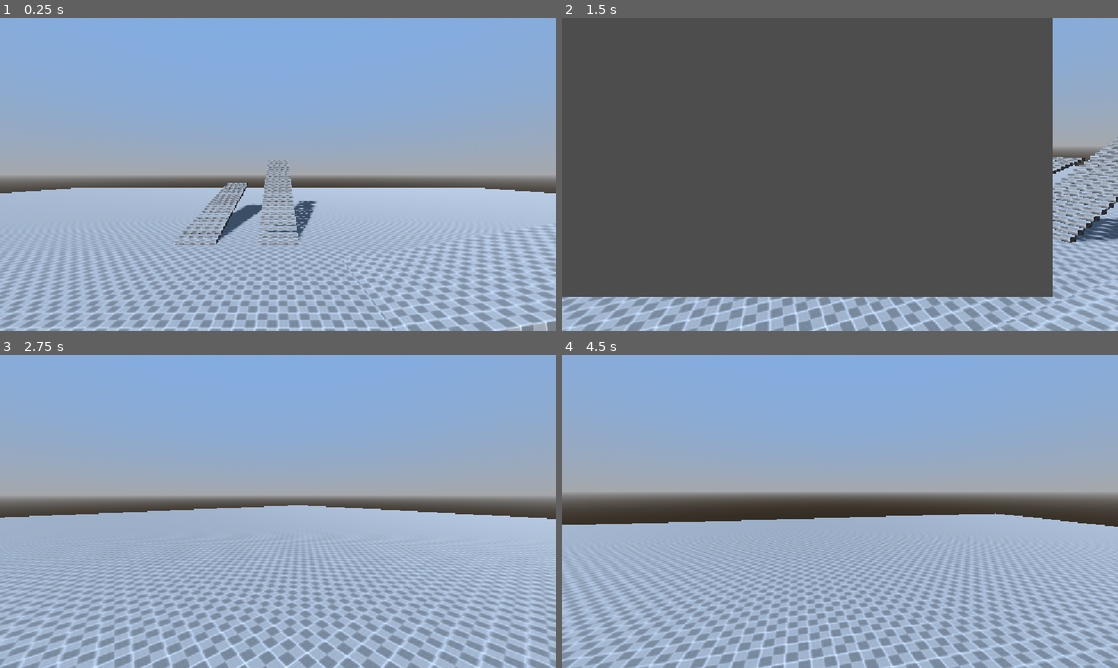
Above: before the commit, frames 1-4 (two rows, left to right).
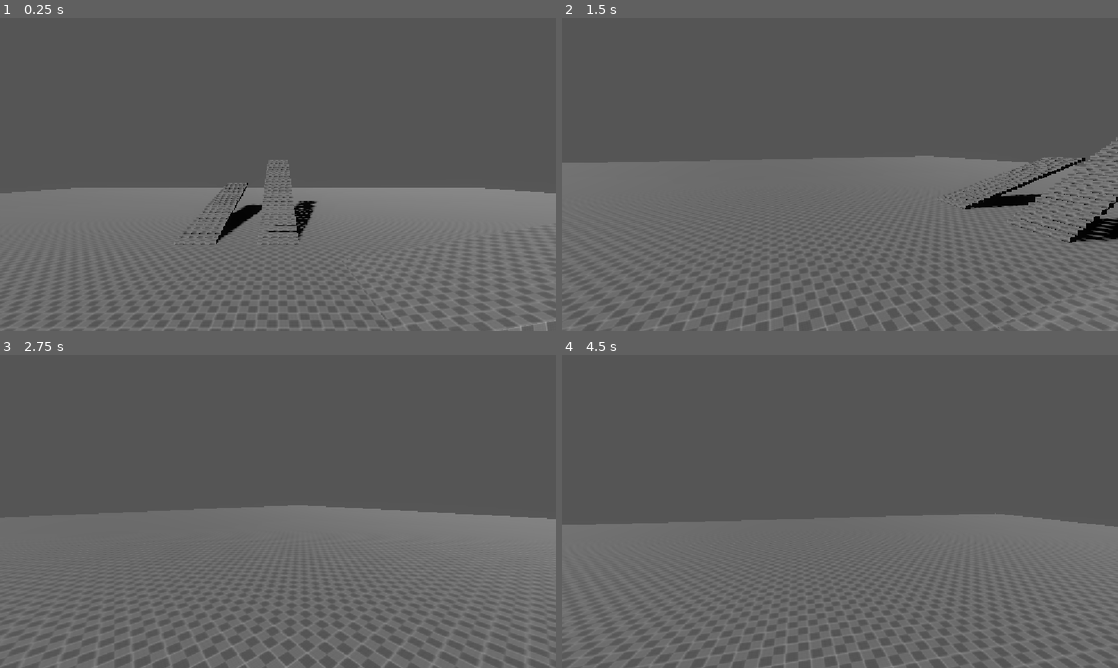
Above: after the commit, the same moments.

Repository: berylllium/void-game
Game: Godot game, scene res://scenes/test.tscn
The game is run twice, just before and just after one commit, with the same random seed, the same clock (stepped at 60 frames per second) and the same inputs.
Inputs (mouse positions are in pixels of both pictures, inside the frame that each line leads up to):
- Up to frame 1 (0.25 s): no input
- Up to frame 2 (1.5 s): move the mouse to (962, 158) at 0.52 s; hold D (player_right) 0.53-1.28 s; hold V (player_noclip) 0.53-1.28 s; click (962, 158) at 0.67 s; tap Space (player_jump) at 0.77 s; move the mouse to (812, 174) at 1.27 s; hold W (player_forward) from 1.28 s (still down); tap Shift (player_sprint) at 1.35 s
- Up to frame 3 (2.75 s): keep holding W (player_forward); tap Space (player_jump) at 1.52 s; move the mouse to (289, 505) at 2.02 s; hold V (player_noclip) from 2.03 s (still down)
- Up to frame 4 (4.5 s): keep holding W (player_forward); move the mouse to (834, 517) at 2.77 s; release V (player_noclip) at 2.78 s; tap Shift (player_sprint) at 2.85, 4.35 s; tap Space (player_jump) at 3.02, 3.77 s; move the mouse to (878, 514) at 3.52 s; hold V (player_noclip) 3.53-4.28 s; move the mouse to (795, 508) at 4.27 s

The runs differ from the first frame. In frame 1, 98% of the frame differs, in the area x 0-100%, y 0-100%; in frame 2, 50%; in frame 3, 97%; in frame 4, 97%.

Commit message:
fixed pda_screen, added crt shader, test new environment for bloom/glow not sure how it would only work for the screen

Diff:
--- a/data/test_environment.tres
+++ b/data/test_environment.tres
@@ -7,5 +7,7 @@
 sky_material = SubResource("ProceduralSkyMaterial_865hc")
 
 [resource]
-background_mode = 2
+background_mode = 3
 sky = SubResource("Sky_yx50r")
+glow_enabled = true
+glow_bloom = 0.56
--- a/prefabs/pda_screen.tscn
+++ b/prefabs/pda_screen.tscn
@@ -1,6 +1,51 @@
 [gd_scene format=3 uid="uid://dsrwx8fpsflex"]
 
 [ext_resource type="FontFile" uid="uid://dclpd75bnyiml" path="res://data/fonts/VT323-Regular.ttf" id="1_8ner6"]
+[ext_resource type="Texture2D" uid="uid://qr36evglx04r" path="res://textures/pda-icon-sheet.png" id="2_8ner6"]
+[ext_resource type="Shader" uid="uid://d1pfx5gwywwqe" path="res://shaders/pda_screen_crt.gdshader" id="3_8dh2h"]
+
+[sub_resource type="StyleBoxEmpty" id="StyleBoxEmpty_oh2cv"]
+
+[sub_resource type="AtlasTexture" id="AtlasTexture_ar2x3"]
+atlas = ExtResource("2_8ner6")
+region = Rect2(0, 0, 16, 16)
+
+[sub_resource type="AtlasTexture" id="AtlasTexture_8h1jj"]
+atlas = ExtResource("2_8ner6")
+region = Rect2(17, 0, 14, 16)
+
+[sub_resource type="AtlasTexture" id="AtlasTexture_hw6pm"]
+atlas = ExtResource("2_8ner6")
+region = Rect2(34, 0, 14, 16)
+
+[sub_resource type="AtlasTexture" id="AtlasTexture_2sl57"]
+atlas = ExtResource("2_8ner6")
+region = Rect2(48, 0, 16, 16)
+
+[sub_resource type="ShaderMaterial" id="ShaderMaterial_lafug"]
+shader = ExtResource("3_8dh2h")
+shader_parameter/brightness = 1.18000005605
+shader_parameter/contrast = 1.08
+shader_parameter/saturation = 1.1
+shader_parameter/gamma = 1.05
+shader_parameter/curvature = 0.14
+shader_parameter/corner_soften = 0.06
+shader_parameter/vignette = 0.38
+shader_parameter/scanline_strength = 0.95
+shader_parameter/scanline_density = 0.63600000646
+shader_parameter/interlace_strength = 0.2030000096425
+shader_parameter/mask_strength = 0.22
+shader_parameter/mask_scale = 1.0
+shader_parameter/chroma_offset_px = 1.6
+shader_parameter/luma_smear_px = 2.2
+shader_parameter/jitter_px = 0.87200004142
+shader_parameter/wobble_px = 1.5
+shader_parameter/tape_noise = 0.22
+shader_parameter/tape_lines = 0.35
+shader_parameter/roll_speed = 0.1
+shader_parameter/roll_strength = 0.15
+shader_parameter/glow_strength = 0.25
+shader_parameter/glow_threshold = 0.65
 
 [node name="pda_control" type="Control" unique_id=24379625]
 custom_minimum_size = Vector2(640, 480)
@@ -21,7 +66,7 @@
 anchor_bottom = 1.0
 grow_horizontal = 2
 grow_vertical = 2
-color = Color(0.14225578, 0.14225581, 0.14225578, 1)
+color = Color(0, 0, 0, 1)
 
 [node name="row_container" type="VBoxContainer" parent="." unique_id=937416979]
 layout_mode = 1
@@ -38,29 +83,58 @@
 text = "ENTERPRISE PDA"
 horizontal_alignment = 1
 
+[node name="HSeparator3" type="HSeparator" parent="row_container" unique_id=183713607]
+custom_minimum_size = Vector2(0, 60)
+layout_mode = 2
+theme_override_styles/separator = SubResource("StyleBoxEmpty_oh2cv")
+
 [node name="apps_grid" type="GridContainer" parent="row_container" unique_id=1166708522]
 layout_mode = 2
 size_flags_horizontal = 4
 size_flags_vertical = 4
 offset_transform_enabled = true
+theme_override_constants/h_separation = 50
+theme_override_constants/v_separation = 50
 columns = 2
 
 [node name="id" type="TextureButton" parent="row_container/apps_grid" unique_id=529116859]
 texture_filter = 1
+custom_minimum_size = Vector2(64, 64)
 layout_mode = 2
 offset_transform_enabled = true
+texture_normal = SubResource("AtlasTexture_ar2x3")
+stretch_mode = 0
 
 [node name="maintenance" type="TextureButton" parent="row_container/apps_grid" unique_id=1387448312]
 texture_filter = 1
+custom_minimum_size = Vector2(64, 64)
 layout_mode = 2
 offset_transform_enabled = true
+texture_normal = SubResource("AtlasTexture_8h1jj")
+stretch_mode = 0
 
 [node name="diagnostics" type="TextureButton" parent="row_container/apps_grid" unique_id=826552444]
 texture_filter = 1
+custom_minimum_size = Vector2(64, 64)
 layout_mode = 2
 offset_transform_enabled = true
+texture_normal = SubResource("AtlasTexture_hw6pm")
+stretch_mode = 0
 
 [node name="progress" type="TextureButton" parent="row_container/apps_grid" unique_id=631948191]
 texture_filter = 1
+custom_minimum_size = Vector2(64, 64)
 layout_mode = 2
 offset_transform_enabled = true
+texture_normal = SubResource("AtlasTexture_2sl57")
+stretch_mode = 0
+
+[node name="ColorRect" type="ColorRect" parent="." unique_id=2107995719]
+material = SubResource("ShaderMaterial_lafug")
+layout_mode = 1
+anchors_preset = 15
+anchor_right = 1.0
+anchor_bottom = 1.0
+grow_horizontal = 2
+grow_vertical = 2
+mouse_filter = 2
--- a/scenes/test.tscn
+++ b/scenes/test.tscn
@@ -6,6 +6,7 @@
 [ext_resource type="ArrayMesh" uid="uid://c88n5u883s7fs" path="res://models/test/test_stair_low.res" id="4_at5dv"]
 [ext_resource type="PackedScene" uid="uid://4kyl0hfd06bt" path="res://prefabs/player.tscn" id="5_j5jx5"]
 [ext_resource type="Environment" uid="uid://0hm7cmucog02" path="res://data/test_environment.tres" id="6_lpvoh"]
+[ext_resource type="PackedScene" uid="uid://dsrwx8fpsflex" path="res://prefabs/pda_screen.tscn" id="7_at5dv"]
 
 [sub_resource type="BoxShape3D" id="BoxShape3D_jcd4p"]
 size = Vector3(10, 2, 2)
@@ -78,8 +79,7 @@
 shadow_enabled = true
 
 [node name="Sprite3D" type="Sprite3D" parent="." unique_id=129611412]
-transform = Transform3D(1, 0, 0, 0, 1, 0, 0, 0, 1, 0, 1.2623466, 0)
-billboard = 1
+transform = Transform3D(-0.29999998, 0, -2.6226832e-08, 0, 0.29999998, 0, 2.6226832e-08, 0, -0.29999998, 0, 1.2623466, 8.150113)
 texture_filter = 0
 texture = SubResource("ViewportTexture_oh2cv")
 
@@ -89,4 +89,8 @@
 size = Vector2i(640, 480)
 render_target_update_mode = 4
 
+[node name="pda_control" parent="Sprite3D/SubViewport" unique_id=24379625 instance=ExtResource("7_at5dv")]
+offset_right = 0.0
+offset_bottom = 0.0
+
 [editable path="test2"]
--- /dev/null
+++ b/shaders/pda_screen_crt.gdshader
@@ -0,0 +1,238 @@
+shader_type canvas_item;
+render_mode unshaded;
+
+/*
+	CRT + VHS full-screen post-process shader for Godot 4.5 / 4.6.
+
+	How it works:
+	This shader reads the already-rendered screen using hint_screen_texture + SCREEN_UV,
+	then redraws it with CRT/VHS effects.
+
+	Important layering note:
+	This shader only affects things drawn behind this ColorRect.
+
+	Clean UI setup:
+	- Put the CRT shader ColorRect on a lower CanvasLayer.
+	- Put your UI/HUD on a higher CanvasLayer.
+
+	CRT/VHS UI setup:
+	- Put your UI/HUD behind the shader.
+	- Put the CRT shader ColorRect on a higher CanvasLayer.
+
+	Same CanvasLayer setup:
+	- Give the CRT shader ColorRect a higher z_index than the things you want affected.
+	- Anything with a higher z_index than the shader will be drawn clean above it.
+
+	Also recommended:
+	Set the shader ColorRect Mouse Filter to Ignore so it does not block UI clicks.
+*/
+
+uniform sampler2D screen_texture : hint_screen_texture, repeat_disable, filter_nearest;
+
+// --- Color controls ---
+uniform float brightness : hint_range(0.0, 2.0) = 1.02;
+uniform float contrast : hint_range(0.0, 2.0) = 1.08;
+uniform float saturation : hint_range(0.0, 2.0) = 1.10;
+uniform float gamma : hint_range(0.2, 3.0) = 1.05;
+
+// --- CRT geometry / lens ---
+uniform float curvature : hint_range(0.0, 0.40) = 0.14;
+uniform float corner_soften : hint_range(0.0, 0.20) = 0.06;
+uniform float vignette : hint_range(0.0, 1.00) = 0.38;
+
+// --- Scanlines / phosphor ---
+uniform float scanline_strength : hint_range(0.0, 2.0) = 0.95;
+uniform float scanline_density : hint_range(0.5, 3.0) = 1.15;
+uniform float interlace_strength : hint_range(0.0, 1.0) = 0.20;
+
+// Shadow mask / RGB triads.
+// Turn mask_strength down if the screen-door effect is too strong.
+uniform float mask_strength : hint_range(0.0, 1.0) = 0.22;
+uniform float mask_scale : hint_range(0.5, 4.0) = 1.0;
+
+// --- VHS / VCR artifacts ---
+uniform float chroma_offset_px : hint_range(0.0, 6.0) = 1.6;
+uniform float luma_smear_px : hint_range(0.0, 8.0) = 2.2;
+uniform float jitter_px : hint_range(0.0, 8.0) = 1.8;
+uniform float wobble_px : hint_range(0.0, 10.0) = 1.5;
+
+uniform float tape_noise : hint_range(0.0, 1.0) = 0.22;
+uniform float tape_lines : hint_range(0.0, 1.0) = 0.35;
+
+uniform float roll_speed : hint_range(0.0, 1.5) = 0.10;
+uniform float roll_strength : hint_range(0.0, 0.6) = 0.15;
+
+// --- Cheap bloom-ish glow ---
+uniform float glow_strength : hint_range(0.0, 2.0) = 0.25;
+uniform float glow_threshold : hint_range(0.0, 1.0) = 0.65;
+
+float hash11(float n) {
+	return fract(sin(n) * 43758.5453123);
+}
+
+float hash12(vec2 p) {
+	return fract(sin(dot(p, vec2(127.1, 311.7))) * 43758.5453123);
+}
+
+vec2 crt_curve(vec2 uv, float k) {
+	// Barrel distortion style curve.
+	vec2 cc = uv * 2.0 - 1.0;
+	vec2 d = cc * cc;
+	cc *= 1.0 + k * vec2(d.y, d.x);
+	return cc * 0.5 + 0.5;
+}
+
+float inside01(vec2 uv) {
+	// Returns 1.0 if uv is inside the 0.0 to 1.0 screen area.
+	return step(0.0, uv.x) * step(uv.x, 1.0) * step(0.0, uv.y) * step(uv.y, 1.0);
+}
+
+vec3 apply_color_controls(vec3 color) {
+	// Brightness.
+	color *= brightness;
+
+	// Contrast around 0.5.
+	color = mix(vec3(0.5), color, contrast);
+
+	// Saturation.
+	float luma = dot(color, vec3(0.2126, 0.7152, 0.0722));
+	color = mix(vec3(luma), color, saturation);
+
+	// Gamma.
+	color = pow(max(color, vec3(0.0)), vec3(1.0 / max(gamma, 0.0001)));
+
+	return color;
+}
+
+vec3 triad_mask(vec2 frag_xy) {
+	// Simple RGB triad mask across the X axis.
+	float x = floor(frag_xy.x / max(mask_scale, 0.0001));
+	float triad_index = mod(x, 3.0);
+
+	if (triad_index < 1.0) {
+		return vec3(1.10, 0.85, 0.85);
+	}
+
+	if (triad_index < 2.0) {
+		return vec3(0.85, 1.10, 0.85);
+	}
+
+	return vec3(0.85, 0.85, 1.10);
+}
+
+vec3 sample_screen(vec2 uv) {
+	return textureLod(screen_texture, uv, 0.0).rgb;
+}
+
+void fragment() {
+	vec2 px = SCREEN_PIXEL_SIZE;
+	vec2 res = 1.0 / px;
+	float t = TIME;
+
+	// Start from screen UV.
+	vec2 uv = SCREEN_UV;
+
+	// --- VHS line jitter ---
+	float y_line = floor(uv.y * res.y);
+	float jitter_random = hash11(y_line + floor(t * 15.0) * 37.0);
+	float jitter = (jitter_random - 0.5) * 2.0;
+	uv.x += jitter * jitter_px * px.x;
+
+	// --- Slow horizontal wobble ---
+	uv.x += sin(uv.y * 8.0 + t * 1.2) * wobble_px * px.x;
+
+	// --- CRT curve ---
+	vec2 cuv = crt_curve(uv, curvature);
+	float in_bounds = inside01(cuv);
+
+	// --- Rounded corners / soft screen edge ---
+	vec2 corner_distance = abs(cuv - 0.5) * 2.0;
+	float edge = max(corner_distance.x, corner_distance.y);
+	float corner_mask = 1.0 - smoothstep(1.0 - corner_soften, 1.0, edge);
+
+	// --- Chromatic aberration / VHS chroma shift ---
+	vec2 chroma_offset = vec2(chroma_offset_px * px.x, 0.0);
+
+	float red = sample_screen(cuv + chroma_offset).r;
+	float green = sample_screen(cuv).g;
+	float blue = sample_screen(cuv - chroma_offset).b;
+
+	vec3 color = vec3(red, green, blue);
+
+	// --- Luma smear / horizontal ghosting ---
+	float smear = luma_smear_px * px.x;
+
+	vec3 smear_right = sample_screen(cuv + vec2(smear, 0.0));
+	vec3 smear_left = sample_screen(cuv - vec2(smear, 0.0));
+	vec3 smeared_color = (color + smear_right + smear_left) / 3.0;
+
+	color = mix(color, smeared_color, 0.35);
+
+	// --- Scanlines ---
+	float scanline_wave = sin(cuv.y * res.y * 3.14159 * scanline_density);
+	float scanline_darkening = 0.5 - 0.5 * scanline_wave;
+	float scanline_multiplier = 1.0 - scanline_strength * scanline_darkening;
+
+	color *= scanline_multiplier;
+
+	// --- Interlacing flicker ---
+	float field = mod(floor(FRAGCOORD.y) + floor(t * 60.0), 2.0);
+	color *= 1.0 - interlace_strength * field * 0.10;
+
+	// --- Rolling tracking bar ---
+	float roll_y = fract(t * max(roll_speed, 0.0001));
+	float roll_distance = abs(cuv.y - roll_y);
+	float roll_bar = smoothstep(0.20, 0.0, roll_distance);
+
+	color += roll_bar * roll_strength * vec3(0.12);
+
+	// --- Random horizontal tape tracking lines ---
+	float line_random = hash11(y_line * 0.7 + floor(t * 12.0) * 11.0);
+	float tape_line = smoothstep(0.985, 1.0, line_random) * tape_lines;
+
+	color += tape_line * vec3(0.18);
+
+	// --- Grain ---
+	float noise = hash12(FRAGCOORD.xy + vec2(t * 120.0, t * 90.0));
+	float grain = (noise - 0.5) * 2.0;
+
+	color += grain * tape_noise * 0.06;
+
+	// --- Occasional white specks ---
+	float speck_random = hash12(FRAGCOORD.xy * 0.73 + t * 40.0);
+	float speck = smoothstep(0.995, 1.0, speck_random);
+
+	color += speck * tape_noise * 0.25;
+
+	// --- Cheap glow on bright pixels ---
+	vec3 center_color = color;
+
+	vec3 glow_right = sample_screen(cuv + vec2(px.x, 0.0));
+	vec3 glow_left = sample_screen(cuv - vec2(px.x, 0.0));
+	vec3 glow_up = sample_screen(cuv + vec2(0.0, px.y));
+	vec3 glow_down = sample_screen(cuv - vec2(0.0, px.y));
+
+	vec3 blur = (center_color + glow_right + glow_left + glow_up + glow_down) / 5.0;
+	float brightness_value = dot(blur, vec3(0.2126, 0.7152, 0.0722));
+	vec3 glow = max(blur - vec3(glow_threshold), vec3(0.0));
+
+	color += glow * glow_strength * (0.5 + 0.5 * brightness_value);
+
+	// --- Vignette ---
+	vec2 vignette_uv = cuv - 0.5;
+	float vignette_mask = smoothstep(0.9, 0.2, dot(vignette_uv, vignette_uv) * 2.2);
+
+	color *= mix(1.0 - vignette, 1.0, vignette_mask);
+
+	// --- Shadow mask / RGB triads ---
+	vec3 mask = triad_mask(FRAGCOORD.xy);
+	color *= mix(vec3(1.0), mask, mask_strength);
+
+	// --- Color grading ---
+	color = apply_color_controls(color);
+
+	// Outside the curved screen / rounded edges fades to black.
+	color *= in_bounds * corner_mask;
+
+	COLOR = vec4(color, 1.0);
+}
Not shown, added: shaders/pda_screen_crt.gdshader.uid
